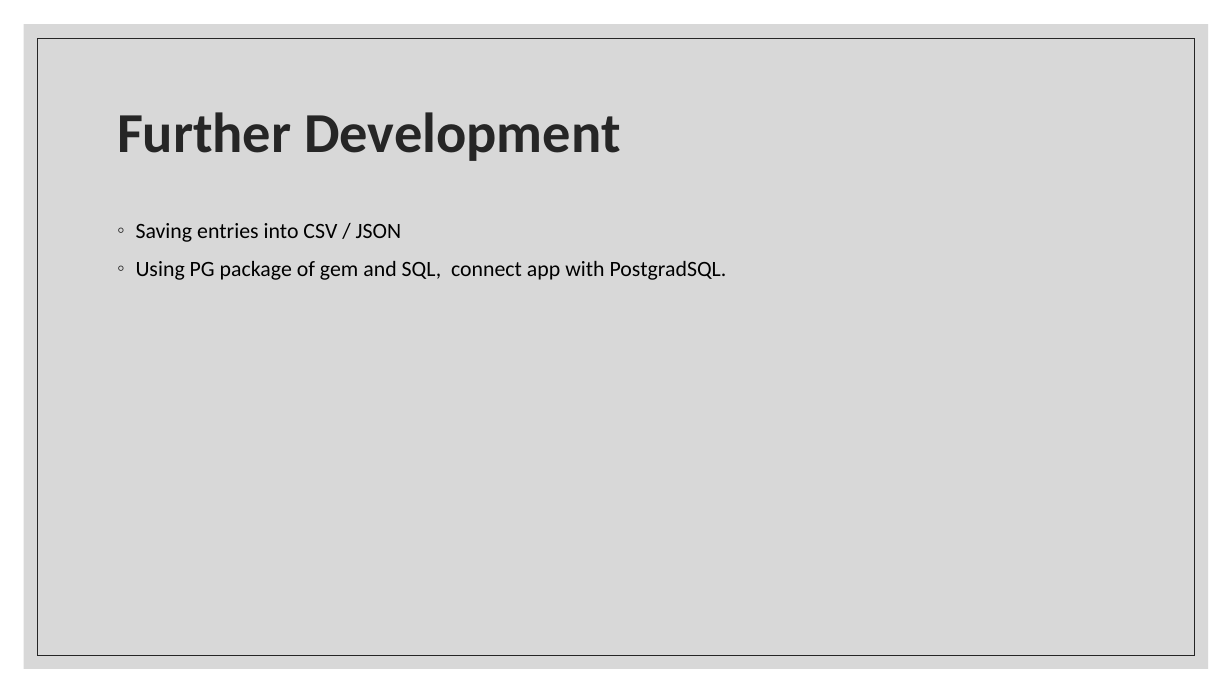
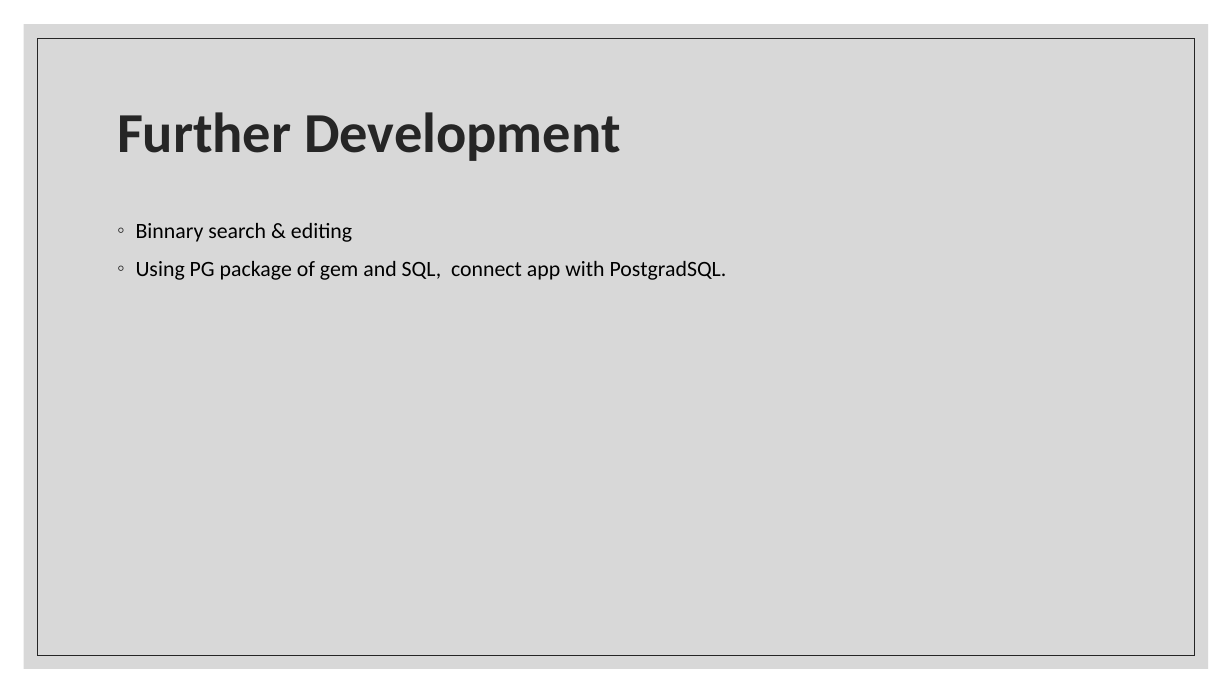
Before and after one commit to haden-liu/T1A3, a slide deck: slide 9 of Presentation1.pptx (slide 7 before the commit). Drawn at 1232x693 pixels with LibreOffice and Linux fonts; fonts in the diff are those of the drawing. Boxes give left, top, right and bottom in pixels: in the first picture for what was removed or moved away, otherwise in the second. Text is boxed around its words. In the diff, an @@ line names an element or a change of style, - is before the commit and + after.

```diff
--- a/Presentation1.pptx
+++ b/Presentation1.pptx
@@ text at <box>136,223,352,242</box>: text changed @@
-◦ Saving entries into CSV / JSON
+◦ Binnary search & editing
```
Also in this commit, not shown: 2 other slides changed, 1 slide added, 12 other files.
